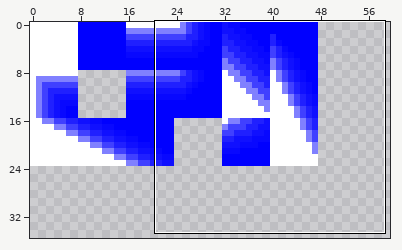
Two states of a pixel-art file, Tilesets/lighting.aseprite. The picture above shows the old version from afar; the outline marks the close-up.
Close-up. Before the edit:
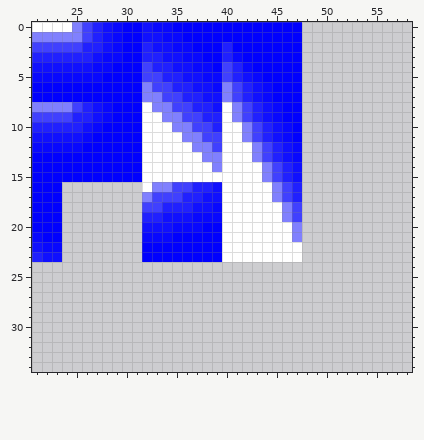
128x128 pixels, 1 frame. Colours within 5 levels of each other are drawn and written as one. Shown: x 21..58, y 0..34. The wide view leaves out empty margins.
The result:
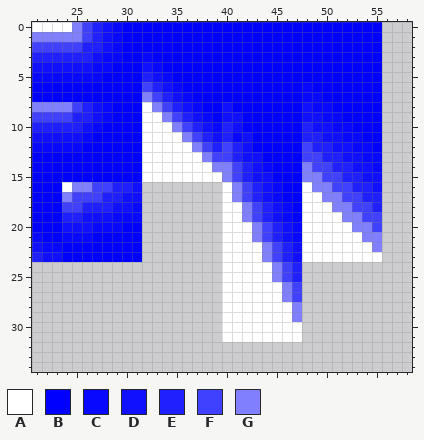
Palette (. is transparent): A #ffffff  B #0000ff  C #0808ff  D #1010ff  E #2020ff  F #4040ff  G #8080ff
From old to new:
Changed rows in their new state; - is an unchanged pixel.
first column x 24:
 0 --------BBB-------------BBBBBBBB
 1 --------BBBB------------BBBBBBBB
 2 --------BBBBB---B-------BBBBBBBB
 3 --------CBBBBB--BB------BBBBBBBB
 4 --------DCBBBBB-BBB-----BBBBBBBB
 5 --------EDCBBBBBBBBB----BBBBBBBB
 6 --------FEDCBBBBBBBBB---CBBBBBBB
 7 ---------FEDCBBBBBBBB---CCBBBBBB
 8 ----------FEDCBBDBBBBB--DCCBBBBB
 9 -----------FEDCBDDBBBB--DDCCBBBB
10 ------------FEDCEDBBBBB-EDDCCBBB
11 -------------FEDECDBBBB-EEDDCCBB
12 --------------FEFEDBBBBBFEEDDCCB
13 ---------------FFEDDBBBBFFEEDDCC
14 ----------------GFEDCBBBGFFEEDDC
15 ----------------GFEDDBBBGGFFEEDD
16 AGGFFEED........-GFEDCBBAGGFFEED
17 GFFFEEDD........-GFEDCBBAAGGFFEE
18 FFEEEDDC........--GFEDCBAAAGGFFE
19 EEDDDCCC........--GFEDCBAAAAGGFF
20 DDDCCCBB........---GFEDCAAAAAGGF
21 CCCBBBBB........---GFEDCAAAAAAGG
22 BBBBBBBB........----GFEDAAAAAAAG
23 BBBBBBBB........----GFEDAAAAAAAA
24 ----------------AAAAAGFE--------
25 ----------------AAAAAGFE--------
26 ----------------AAAAAAGF--------
27 ----------------AAAAAAGF--------
28 ----------------AAAAAAAG--------
29 ----------------AAAAAAAG--------
30 ----------------AAAAAAAA--------
31 ----------------AAAAAAAA--------
